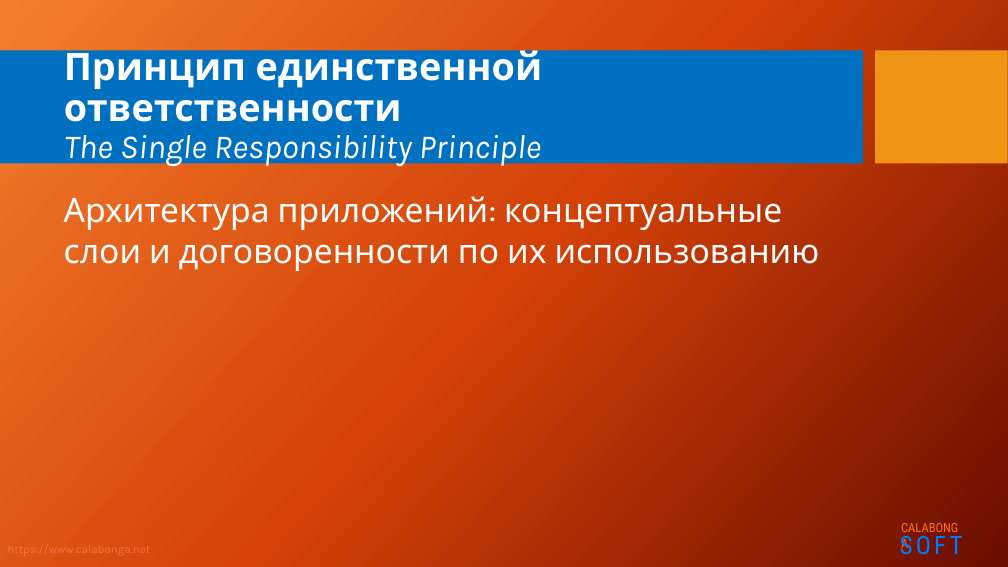
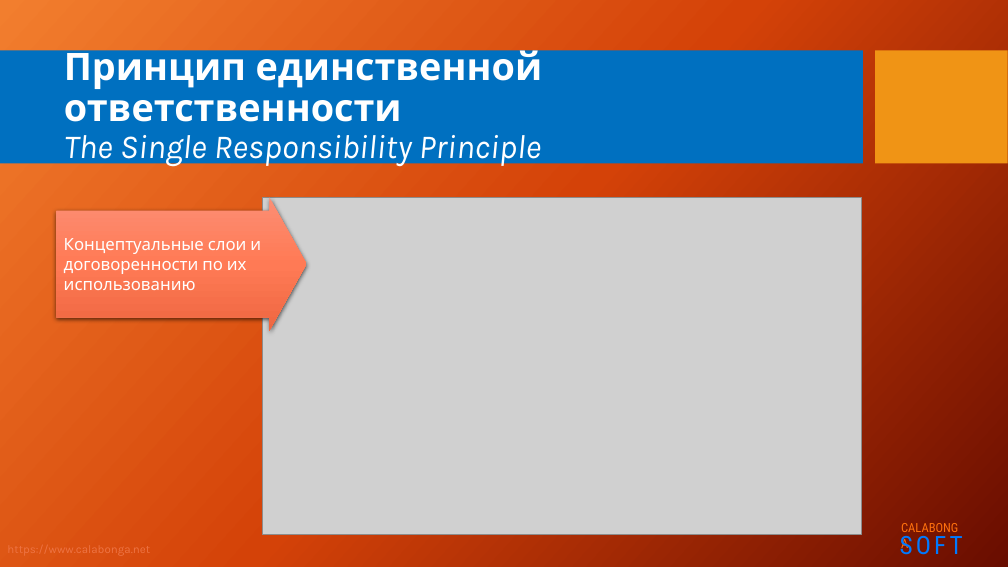
Before and after one commit to Calabonga/SOLID, a slide deck: slide 5 of Powerpoint/SOLID_S.pptx. Drawn at 1008x567 pixels with LibreOffice and Linux fonts; fonts in the diff are those of the drawing; grey boxes stand for pictures; background and template pictures are left out. Boxes give left, top, right and bottom in pixels: in the first picture for what was removed or moved away, otherwise in the second. Text is boxed around its words. In the diff, an @@ line names an element or a change of style, - is before the commit and + after.

```diff
--- a/Powerpoint/SOLID_S.pptx
+++ b/Powerpoint/SOLID_S.pptx
@@ right arrow "Концептуальные слои и договоренности по ...": place and size @@
-right arrow "Концептуальные слои и договоренности по ..." at [64,196,820,271]
+right arrow "Концептуальные слои и договоренности по ..." at [56,197,306,331]
@@ right arrow "Концептуальные слои и договоренности по ..." at [56,197,306,331]: fill none to gradient #FD8F75 to #FF7B57 to #EE6742; shadow on @@
@@ picture added at [262,197,862,535] @@
@@ text in right arrow at [64,238,261,290]: text changed; size 32 to 16 pt @@
-Архитектура приложений: концептуальные слои и договоренности по их использованию
+Концептуальные слои и договоренности по их использованию
```
Also in this commit, not shown: 32 other files.
